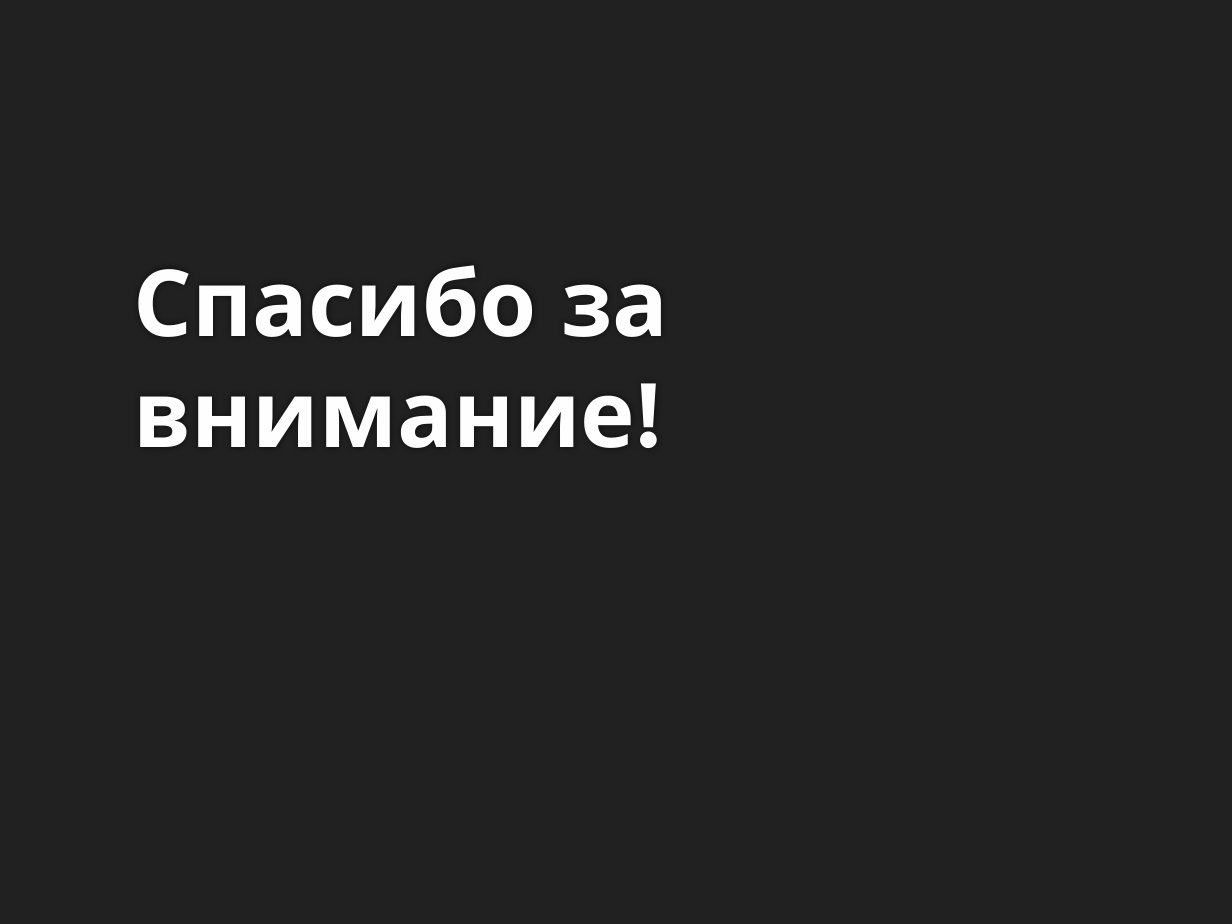
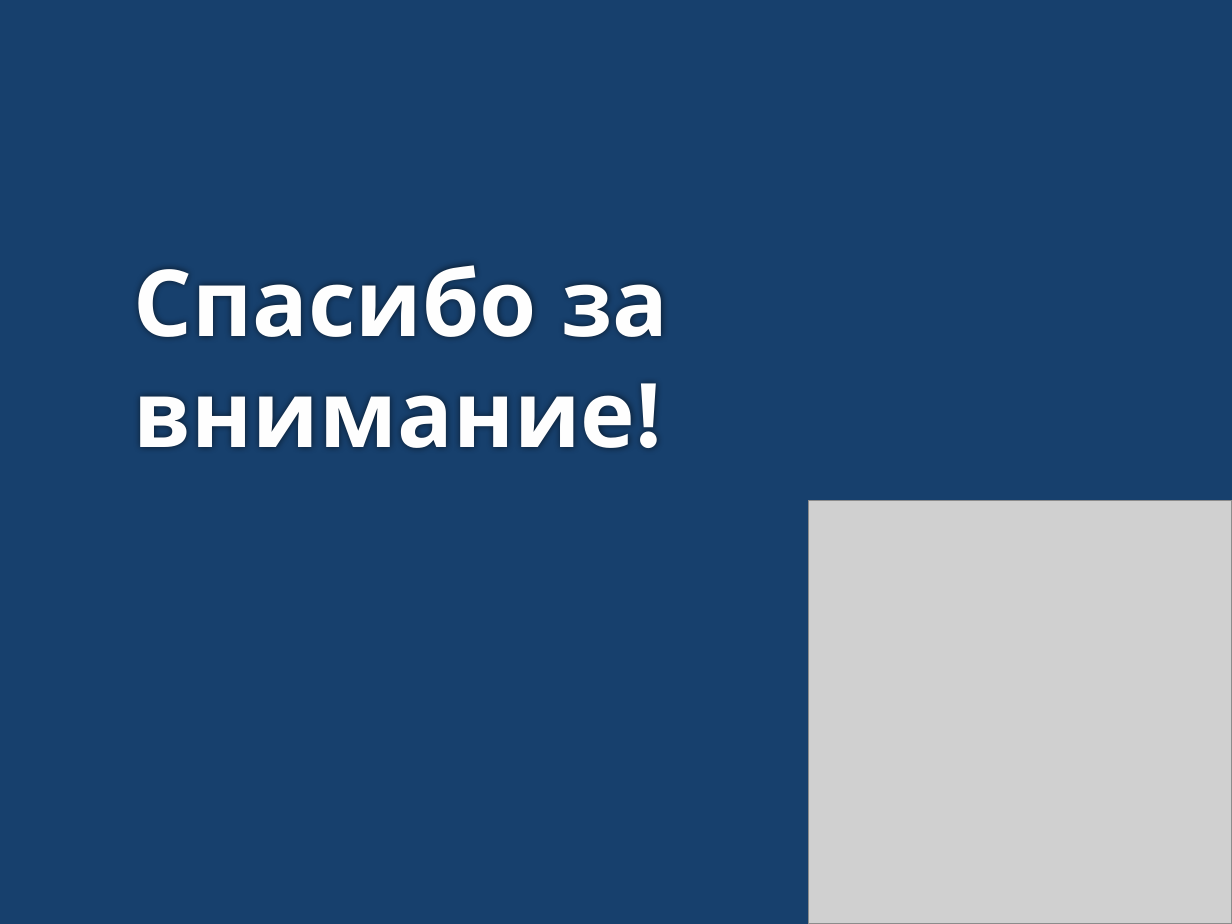
Before and after one commit to SerPan23/celevik, a slide deck: slide 12 of презентация.pptx (slide 11 before the commit). Drawn at 1232x924 pixels with LibreOffice and Linux fonts; fonts in the diff are those of the drawing; grey boxes stand for pictures; background and template pictures are left out. Boxes give left, top, right and bottom in pixels: in the first picture for what was removed or moved away, otherwise in the second. Text is boxed around its words. In the diff, an @@ line names an element or a change of style, - is before the commit and + after.

```diff
--- a/презентация.pptx
+++ b/презентация.pptx
@@ background #212121 to #17406D @@
@@ picture added at (808,500,1232,924) @@
```
Also in this commit, not shown: 10 other slides changed, 1 slide added, 4 other files.
